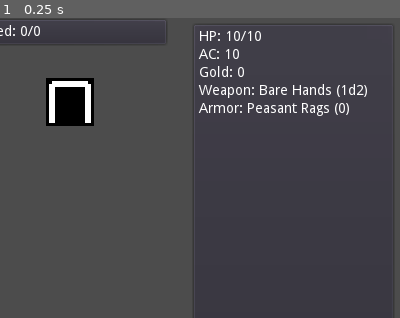
Above: before the commit, frame 1.
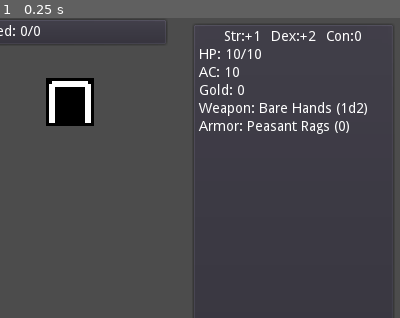
Above: after the commit, the same moment.

Repository: doctor-g/7DRL-2021
Game: Godot game, scene res://src/Game.tscn
Two runs of this game, one before a commit and one after it. Both use one fixed random seed, a clock stepped at 60 frames per second and the inputs below.
Inputs:
- Up to frame 1 (0.25 s): no input
The pictures show only the part of the screen within x 50-100%, y 0-50%; the shares and areas given below are measured in that part.

The runs differ from the first frame. In frame 1, 3.0% of the frame differs, in the area x 49-92%, y 4-39%.

Commit message:
Add three player attributes
Strength is used for attacking (to hit and damage), Dexterity is used
for escaping rooms and looting with monsters present, and Constitution
adds to HP.

Diff:
--- a/project/src/Game.gd
+++ b/project/src/Game.gd
@@ -20,7 +20,10 @@
 onready var _Card := load("res://src/Card.tscn")
 
 func _ready():
+	randomize()
+
 	# Initialize player
+	player.randomize_attributes(3)
 	player.connect("hp_changed", self, "_on_Player_hp_changed")
 
 	# Initialize UI
@@ -196,9 +199,9 @@
 func _on_Monster_attacked(monster)->void:
 	if ap > 0:
 		var roll := Dice.roll("d20")
-		var message := "You attack the %s (%d). " % [monster.name, roll]
-		if roll >= monster.ac:
-			var damage : int = player.weapon.compute_damage()
+		var message := "You attack the %s (%d+%d). " % [monster.name, roll, player.strength]
+		if roll + player.strength >= monster.ac:
+			var damage : int = player.weapon.compute_damage() + player.strength
 			monster.hp -= damage
 			print("%sYou hit for %d damage!" % [message, damage])
 		else:
@@ -208,25 +211,51 @@
 
 func _on_Item_looted(item)->void:
 	if ap > 0:
-		item.pickup(player)
-		item.get_parent().remove_child(item)
-		_set_ap(ap-1)
-		item.disconnect("pressed", self, "_on_Item_looted")
-		_do_all_monster_attack()
+		# If there are monsters, check dexterity.
+		if has_monster():
+			print("You try to grab the %s..." % item.name)
+			if Dice.roll("d20") + player.dexterity >= 10:
+				print("You got it!")
+				_pickup(item)
+			else:
+				print("You fumble and are attacked!")
+				_do_all_monster_attack()
+		# If there are no monsters, just pick it up.
+		else:
+			_pickup(item)
+
+
+func _pickup(item):
+	item.pickup(player)
+	item.get_parent().remove_child(item)
+	_set_ap(ap-1)
+	item.disconnect("pressed", self, "_on_Item_looted")
 
 
 func _on_Door_pressed():
 	if ap == 0:
 		return
 	if has_monster():
-		_do_all_monster_attack()
-		_set_ap(ap-1)
+		var roll := Dice.roll("d20")
+		print("You try to escape (%d + %d)" % [roll, player.dexterity])
+		if roll >= 10:
+			print("Success!")
+			_exit_room()
+		else:
+			print("Failure!")
+			_do_all_monster_attack()
+			_set_ap(ap-1)
 	else:
-		for item in get_items():
-			item.disconnect("pressed", self, "_on_Item_looted")
-			item.queue_free()
-		_set_room(_Tunnel.new())
-		_finish_action_phase()
+		_exit_room()
+
+
+func _exit_room():
+	for monster in get_monsters():
+		monster.queue_free()
+	for item in get_items():
+		item.queue_free()
+	_set_room(_Tunnel.new())
+	_finish_action_phase()
 
 
 func _do_all_monster_attack():
--- a/project/src/Game.tscn
+++ b/project/src/Game.tscn
@@ -88,7 +88,6 @@
 position = Vector2( 318.898, 118.66 )
 
 [node name="GameOverPopup" parent="." instance=ExtResource( 8 )]
-visible = false
 anchor_left = 0.5
 anchor_top = 0.5
 anchor_right = 0.5
--- a/project/src/Player.gd
+++ b/project/src/Player.gd
@@ -7,13 +7,26 @@
 signal armor_changed
 signal gold_changed
 signal ac_changed
+signal attribute_changed
 
-var max_hp := 10
+var strength := 0 setget _set_strength
+var dexterity := 0 setget _set_dexterity
+var constitution := 0 setget _set_constitution
+
+var max_hp := 10 + constitution
 var hp := max_hp setget _set_hp
 var weapon = _make_starting_weapon() setget _set_weapon
 var armor = _make_starting_armor() setget _set_armor
 var gold := 0 setget _set_gold
-var ac := 10 setget _set_ac
+var ac := 10 + dexterity setget _set_ac
+
+# Randomly assign the given points to the attributes
+func randomize_attributes(points:int)->void:
+	var attributes = ["strength", "dexterity", "constitution"]
+	while points > 0:
+		var attribute : String = attributes[randi() % attributes.size()]
+		set(attribute, get(attribute)+1)
+		points -= 1
 
 
 func _make_starting_armor():
@@ -56,5 +69,20 @@
 
 
 func _set_ac(value):
-	ac = value
+	ac = value + dexterity
 	emit_signal("ac_changed")
+
+
+func _set_strength(value):
+	strength = value
+	emit_signal("attribute_changed")
+
+
+func _set_dexterity(value):
+	dexterity = value
+	emit_signal("attribute_changed")
+
+
+func _set_constitution(value):
+	constitution = value
+	emit_signal("attribute_changed")
--- a/project/src/UI/GameOverPopup.tscn
+++ b/project/src/UI/GameOverPopup.tscn
@@ -3,7 +3,6 @@
 [ext_resource path="res://src/UI/GameOverPopup.gd" type="Script" id=1]
 
 [node name="GameOverPopup" type="Popup"]
-visible = true
 margin_right = 300.0
 margin_bottom = 300.0
 popup_exclusive = true
--- a/project/src/UI/PlayerInfoPanel.gd
+++ b/project/src/UI/PlayerInfoPanel.gd
@@ -8,7 +8,7 @@
 
 func init(player):
 	# Set up connections
-	for property in ["hp","weapon","armor","gold","ac"]:
+	for property in ["hp","weapon","armor","gold","ac","attribute"]:
 		var signal_name = property + "_changed"
 		var handler = "_on_Player_" + signal_name
 		player.connect(signal_name, self, handler, [player])
@@ -33,3 +33,13 @@
 
 func _on_Player_armor_changed(player):
 	_armor_label.text = "Armor: %s" % player.armor.get_name()
+
+
+func _on_Player_attribute_changed(player):
+	$VBoxContainer/HBoxContainer/StrengthLabel.text = "Str:%s" % _format(player.strength)
+	$VBoxContainer/HBoxContainer/DexterityLabel.text = "Dex:%s" % _format(player.dexterity)
+	$VBoxContainer/HBoxContainer/ConstitutionLabel.text = "Con:%s" % _format(player.constitution)
+
+
+func _format(value:int)->String:
+	return ("+%d" % value ) if value > 0 else str(value)
--- a/project/src/UI/PlayerInfoPanel.tscn
+++ b/project/src/UI/PlayerInfoPanel.tscn
@@ -13,37 +13,62 @@
 [node name="VBoxContainer" type="VBoxContainer" parent="."]
 margin_left = 7.0
 margin_top = 7.0
-margin_right = 1017.0
+margin_right = 793.0
 margin_bottom = 593.0
 
+[node name="HBoxContainer" type="HBoxContainer" parent="VBoxContainer"]
+margin_right = 786.0
+margin_bottom = 14.0
+custom_constants/separation = 10
+alignment = 1
+
+[node name="StrengthLabel" type="Label" parent="VBoxContainer/HBoxContainer"]
+margin_left = 350.0
+margin_right = 367.0
+margin_bottom = 14.0
+text = "Str"
+
+[node name="DexterityLabel" type="Label" parent="VBoxContainer/HBoxContainer"]
+margin_left = 377.0
+margin_right = 402.0
+margin_bottom = 14.0
+text = "Dex"
+
+[node name="ConstitutionLabel" type="Label" parent="VBoxContainer/HBoxContainer"]
+margin_left = 412.0
+margin_right = 436.0
+margin_bottom = 14.0
+text = "Con"
+
 [node name="HPLabel" type="Label" parent="VBoxContainer"]
-margin_right = 1010.0
-margin_bottom = 14.0
+margin_top = 18.0
+margin_right = 786.0
+margin_bottom = 32.0
 text = "HP: X/Y"
 
 [node name="ACLabel" type="Label" parent="VBoxContainer"]
-margin_top = 18.0
-margin_right = 1010.0
-margin_bottom = 32.0
+margin_top = 36.0
+margin_right = 786.0
+margin_bottom = 50.0
 text = "AC: ZZ"
 __meta__ = {
 "_edit_use_anchors_": false
 }
 
 [node name="GoldLabel" type="Label" parent="VBoxContainer"]
-margin_top = 36.0
-margin_right = 1010.0
-margin_bottom = 50.0
+margin_top = 54.0
+margin_right = 786.0
+margin_bottom = 68.0
 text = "Gold: X"
 
 [node name="WeaponLabel" type="Label" parent="VBoxContainer"]
-margin_top = 54.0
-margin_right = 1010.0
-margin_bottom = 68.0
+margin_top = 72.0
+margin_right = 786.0
+margin_bottom = 86.0
 text = "Weapon: XYZ"
 
 [node name="ArmorLabel" type="Label" parent="VBoxContainer"]
-margin_top = 72.0
-margin_right = 1010.0
-margin_bottom = 86.0
+margin_top = 90.0
+margin_right = 786.0
+margin_bottom = 104.0
 text = "Armor: XYZ"
